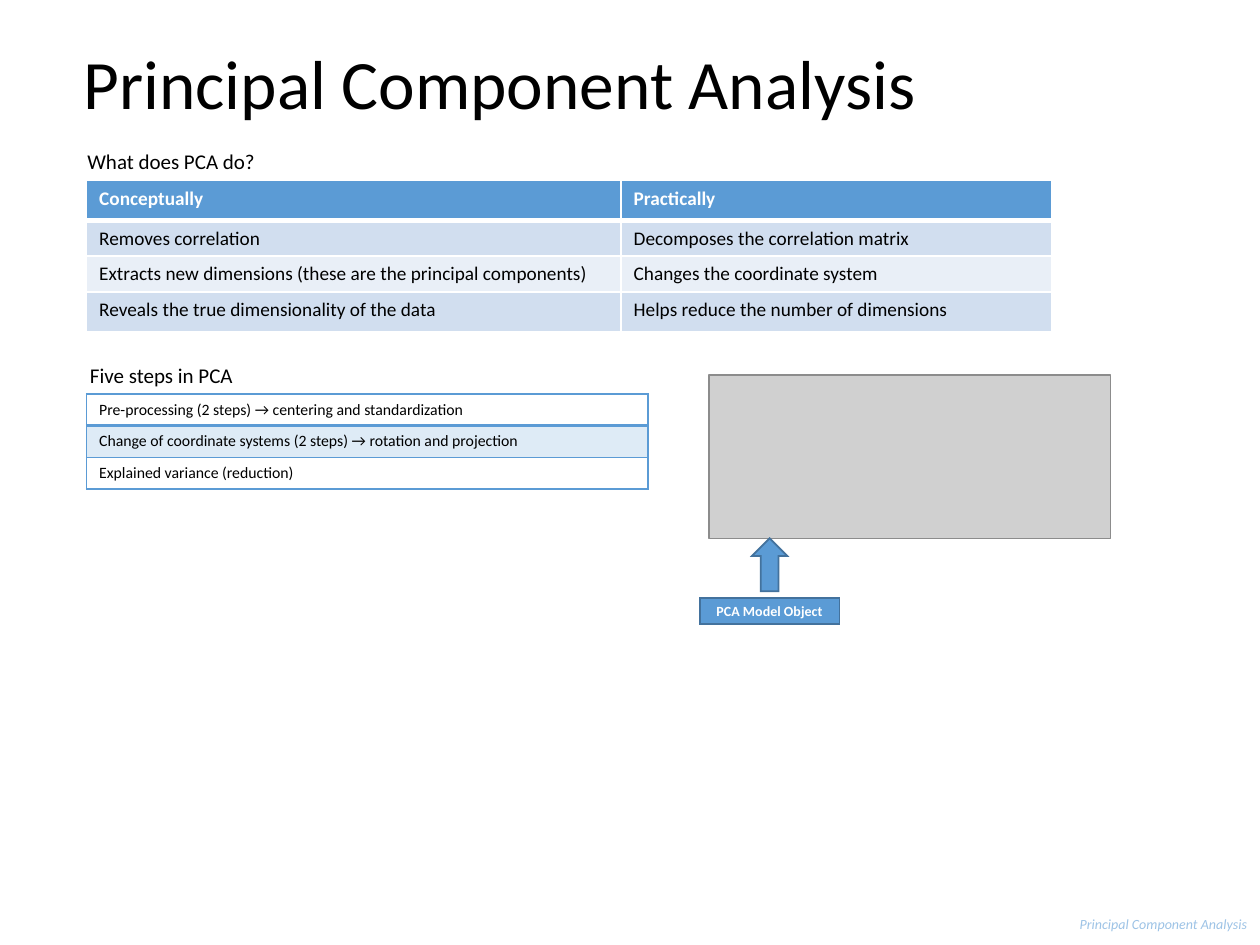
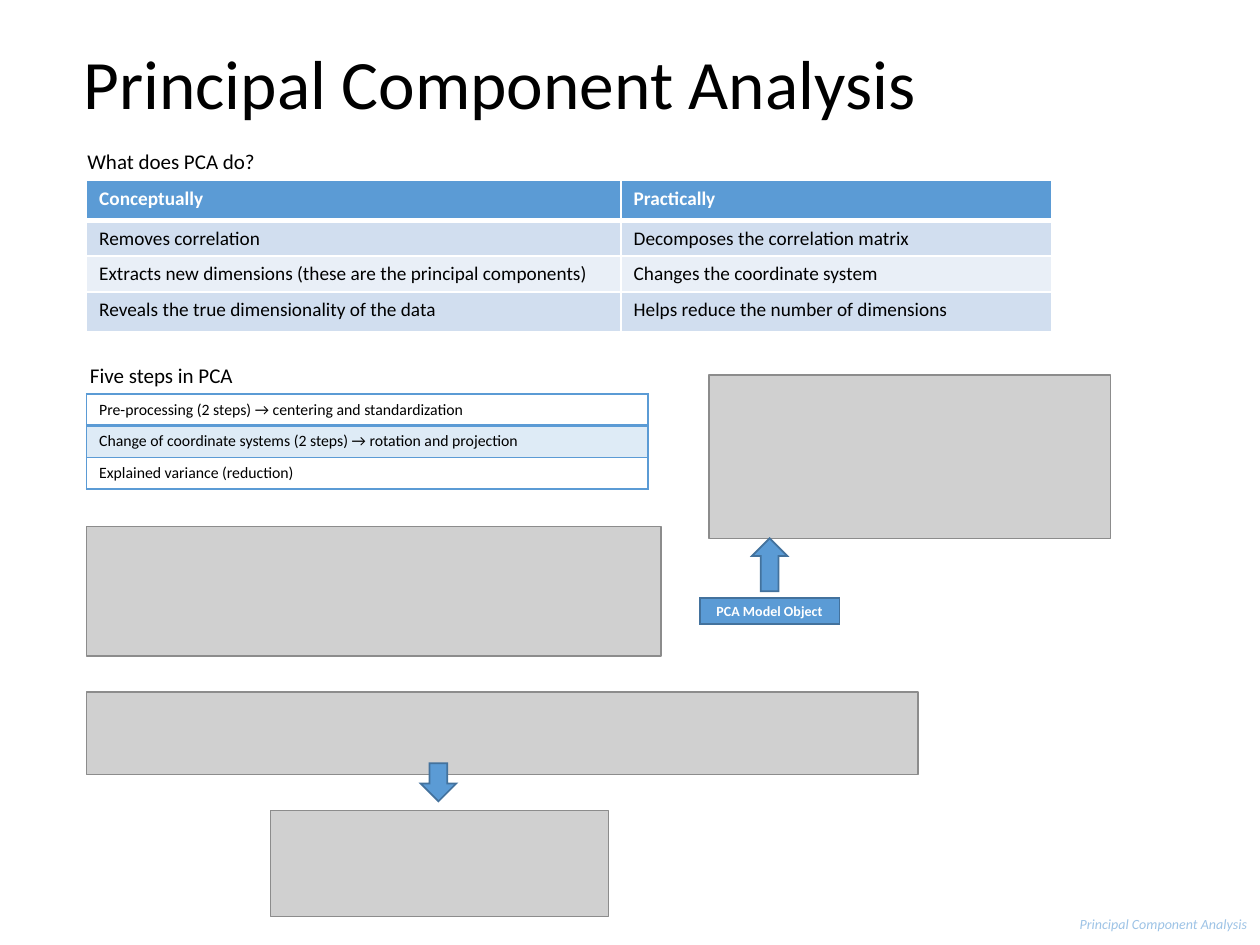
Before and after one commit to parcap/business-education, a slide deck: slide 4 of Track - Machine Learning/Dimensionality-Reduction-in-R/Dimensionality Reduction in R.pptx. Drawn at 1260x945 pixels with LibreOffice and Linux fonts; fonts in the diff are those of the drawing; grey boxes stand for pictures. Boxes give left, top, right and bottom in pixels: in the first picture for what was removed or moved away, otherwise in the second. Text is boxed around its words. In the diff, an @@ line names an element or a change of style, - is before the commit and + after.

```diff
--- a/Track - Machine Learning/Dimensionality-Reduction-in-R/Dimensionality Reduction in R.pptx
+++ b/Track - Machine Learning/Dimensionality-Reduction-in-R/Dimensionality Reduction in R.pptx
@@ picture added at [87,527,662,656] @@
@@ picture added at [87,692,919,775] @@
@@ down arrow added at [421,764,456,801], fill #5B9BD5, outline #43739E 1 pt @@
@@ picture added at [271,810,609,916] @@
```
Also in this commit, not shown: 1 slide added.
